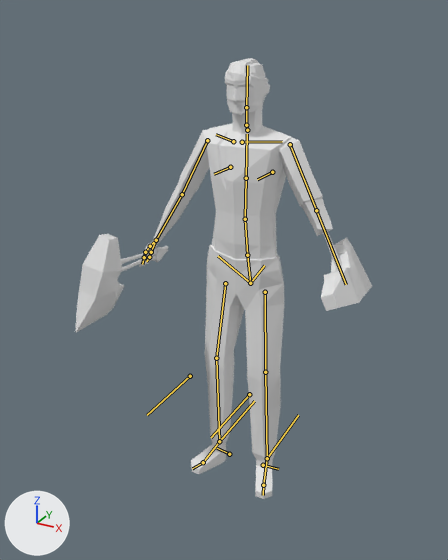
A saved change to the Blender file salemstalker/Assets/3D/charatermodel/lumberjack.blend.
Camera for both pictures: a 50 mm camera at (1.08, -2.15, 2.04) aimed at (-0.1, 0.0, 0.96). The lights are fixed; the arrows at lower left show +X, +Y and +Z. The bones that bend it are drawn over the model as lines.

The first picture shows 'Cube.002', 'Cube.003', 'Cube.007', 'arms', 'body', 'head'.
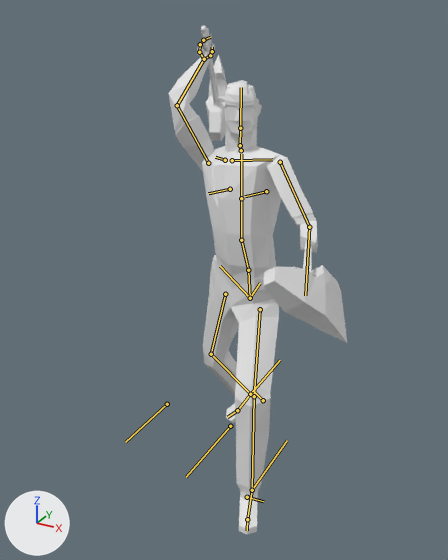
The newer file adds an action. The first version stands in its rest pose; the second is drawn at frame 20 of the action 'metarigAction.002'.

Changed parts and their boxes (x1, y1, x2, y2) in the pictures (448 x 560 px):
'body', posed (21% narrower)
    before: (191, 123, 291, 499)
    after: (202, 144, 281, 534)
'arms', posed (23% narrower, 58% taller)
    before: (139, 129, 333, 267)
    after: (168, 34, 318, 253)
'Cube.003', posed (63% wider, 7% taller)
    before: (321, 238, 372, 311)
    after: (263, 265, 347, 343)
'Cube.002', posed
    before: (76, 233, 168, 332)
    after: (201, 26, 227, 141)
'head', posed (13% narrower)
    before: (225, 58, 270, 135)
    after: (223, 80, 262, 154)
'Cube.007', posed
    before: (323, 231, 342, 271)
    after: (303, 241, 312, 274)
bone 'spine', root to tip
    before: (250, 283) to (247, 255)
    after: (250, 298) to (248, 270)
bone 'spine.001', root to tip
    before: (247, 255) to (245, 219)
    after: (248, 270) to (241, 240)
bone 'spine.002', root to tip
    before: (245, 219) to (246, 178)
    after: (241, 240) to (241, 198)
bone 'spine.005', root to tip
    before: (246, 125) to (246, 107)
    after: (240, 145) to (240, 128)
bone 'spine.006', root to tip
    before: (246, 107) to (247, 65)
    after: (240, 128) to (241, 87)
bone 'upper_arm.L', root to tip
    before: (207, 140) to (182, 194)
    after: (208, 163) to (177, 105)
bone 'forearm.L', root to tip
    before: (182, 194) to (156, 240)
    after: (177, 105) to (204, 59)
bone 'hand.L', root to tip
    before: (156, 240) to (150, 246)
    after: (204, 59) to (199, 52)
bone 'hand.L.003', root to tip
    before: (150, 246) to (145, 252)
    after: (199, 52) to (200, 44)
bone 'hand.L.001', root to tip
    before: (145, 252) to (144, 257)
    after: (200, 44) to (203, 40)
bone 'hand.L.002', root to tip
    before: (144, 257) to (142, 264)
    after: (203, 40) to (210, 37)
bone 'forearm.L.001', root to tip
    before: (156, 240) to (151, 252)
    after: (204, 59) to (210, 55)
bone 'upper_arm.R', root to tip
    before: (290, 144) to (316, 210)
    after: (280, 162) to (309, 227)
bone 'forearm.R', root to tip
    before: (316, 210) to (346, 284)
    after: (309, 227) to (305, 295)
bone 'shin.R.001', root to tip
    before: (267, 458) to (298, 415)
    after: (252, 490) to (287, 440)
bone 'shin.L.001', root to tip
    before: (219, 441) to (254, 401)
    after: (250, 394) to (280, 360)
bone 'thigh.L.001', root to tip
    before: (190, 376) to (147, 415)
    after: (167, 404) to (125, 442)

What the commit changed:
Bone 'spine' (bone_spine) moves from (0.0, 0.0, 0.0) to (0.003, -0.062, 0.026).
Bone 'spine' (bone_spine) turns from (0, 0, 0) to (-3, -12, -1) degrees about its own x, y and z.
Bone 'spine.001' (bone_spine_001) turns from (0, 0, 0) to (16, 0, 0) degrees about its own x, y and z.
Bone 'spine.002' (bone_spine_002) turns from (0, 0, 0) to (-17, 3, 10) degrees about its own x, y and z.
Bone 'spine.005' (bone_spine_005) turns from (0, 0, 0) to (-4, 33, -6) degrees about its own x, y and z.
Bone 'spine.006' (bone_spine_006) turns from (0, 0, 0) to (6, 0, 2) degrees about its own x, y and z.
Bone 'upper_arm.L' (bone_upper_arm_l) turns from (0, 0, 0) to (-93, -47, -71) degrees about its own x, y and z.
Bone 'forearm.L' (bone_forearm_l) turns from (0, 0, 0) to (-70, -2, -26) degrees about its own x, y and z.
Bone 'hand.L' (bone_hand_l) turns from (0, 0, 0) to (34, 35, 60) degrees about its own x, y and z.
Bone 'hand.L.003' (bone_hand_l_003) turns from (0, 0, 0) to (10, 4, -16) degrees about its own x, y and z.
Bone 'hand.L.001' (bone_hand_l_001) turns from (0, 0, 0) to (6, 2, -10) degrees about its own x, y and z.
Bone 'hand.L.002' (bone_hand_l_002) turns from (0, 0, 0) to (12, 7, -25) degrees about its own x, y and z.
Bone 'forearm.L.001' (bone_forearm_l_001) turns from (0, 0, 0) to (-46, 43, 3) degrees about its own x, y and z.
Bone 'upper_arm.R' (bone_upper_arm_r) turns from (0, 0, 0) to (-1, 2, -3) degrees about its own x, y and z.
Bone 'forearm.R' (bone_forearm_r) turns from (0, 0, 0) to (-22, 2, 35) degrees about its own x, y and z.
Bone 'shin.R.001' (bone_shin_r_001) moves from (0.0, 0.0, 0.0) to (0.033, -0.228, 0.006).
Bone 'shin.L.001' (bone_shin_l_001) moves from (0.0, 0.0, 0.0) to (-0.012, 0.353, 0.063).
Bone 'thigh.L.001' (bone_thigh_l_001) moves from (0.0, 0.0, 0.0) to (-0.147, 0.284, 0.319).
